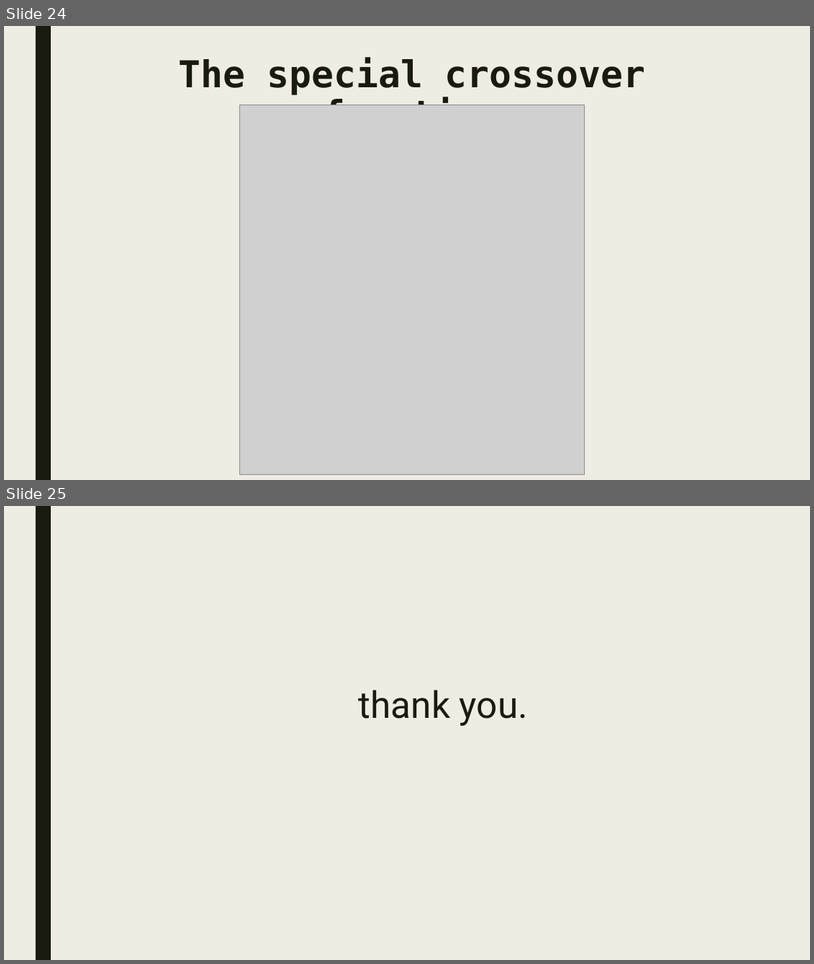
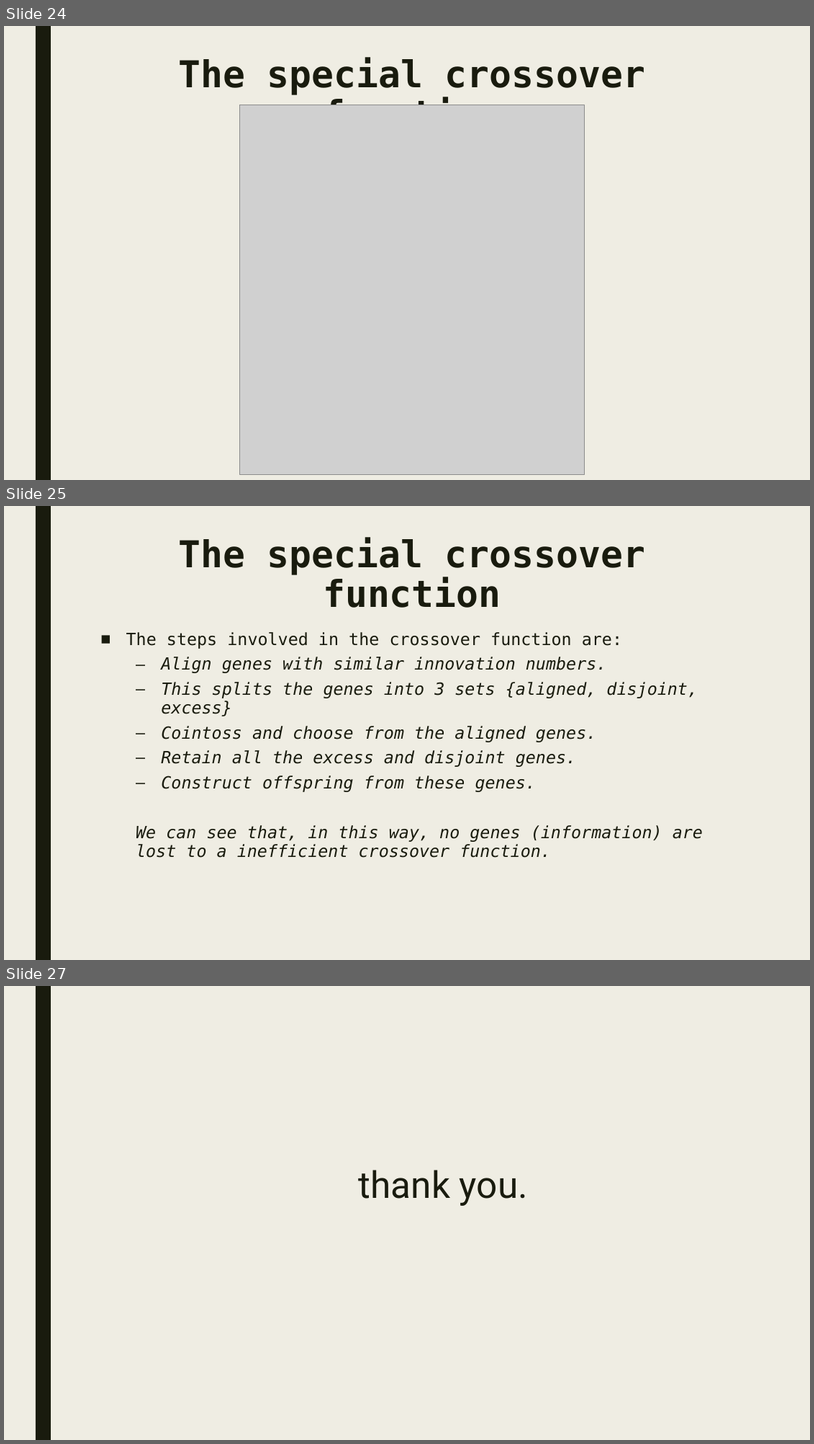
Before and after one commit to bokonist/drone-x, a slide deck: Drone-X-presentation2.pptx. Shown one above the other, each under a label of ours: slides 24 and 25 before the commit, slides 24, 25 and 27 after it; the slides between them are not shown. The pictures are 814x964 and 814x1444 pixels, drawn with LibreOffice and Linux fonts; fonts in the diff are those of the drawing; grey boxes stand for pictures. Boxes give left, top, right and bottom in pixels: in the first picture for what was removed or moved away, otherwise in the second. Text is boxed around its words. In the diff, an @@ line names an element or a change of style, - is before the commit and + after.

```diff
--- a/Drone-X-presentation2.pptx
+++ b/Drone-X-presentation2.pptx
@@ slide 25 added at [4,506,810,960], background #EFEDE3; not listed: 1 template element that a slide beside it also shows @@
@@ title added at [178,538,646,608], 44 pt, text #191B0E, bold @@
+The special crossover function
@@ text added at [126,632,703,857], 20 pt, text #191B0E, italic @@
+■ The steps involved in the crossover function are:
+  – Align genes with similar innovation numbers.
+  – This splits the genes into 3 sets {aligned, disjoint, excess}
+  – Cointoss and choose from the aligned genes.
+  – Retain all the excess and disjoint genes.
+  – Construct offspring from these genes.
+  We can see that, in this way, no genes (information) are lost to a inefficient crossover function.
@@ what was slide 25 is now slide 27 @@
```
Also in this commit, not shown: 1 slide changed, 1 other slide added.
